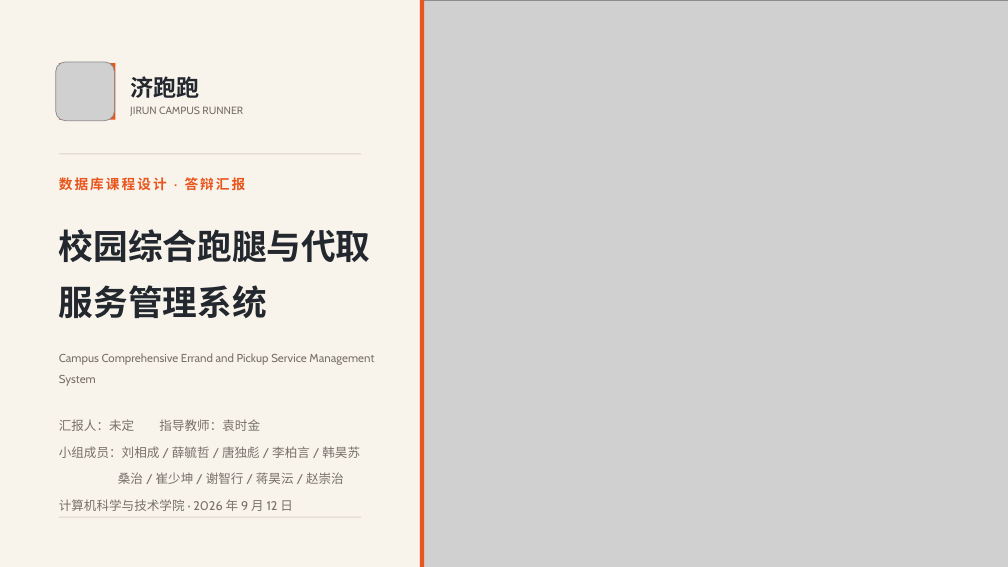
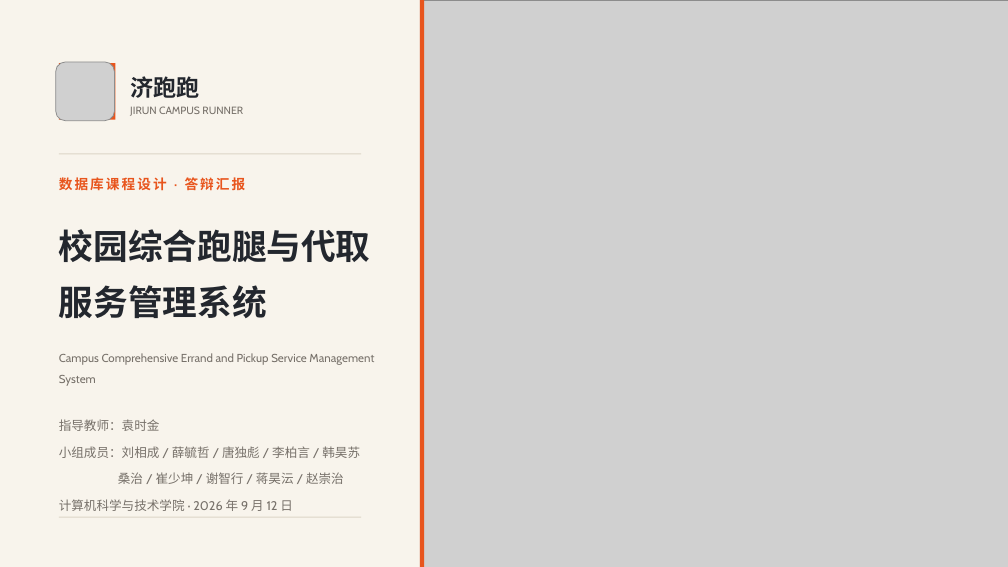
Before and after one commit to CampusDelivery-Team/campus-delivery, a slide deck: slide 1 of docs/校园综合跑腿与代取服务管理系统-课程设计答辩.pptx. Drawn at 1008x567 pixels with LibreOffice and Linux fonts; fonts in the diff are those of the drawing; grey boxes stand for pictures. Boxes give left, top, right and bottom in pixels: in the first picture for what was removed or moved away, otherwise in the second. Text is boxed around its words. In the diff, an @@ line names an element or a change of style, - is before the commit and + after.

```diff
--- a/docs/校园综合跑腿与代取服务管理系统-课程设计答辩.pptx
+++ b/docs/校园综合跑腿与代取服务管理系统-课程设计答辩.pptx
@@ text at bbox=[59, 419, 160, 431]: text changed @@
-汇报人：未定 指导教师：袁时金
+指导教师：袁时金
```
Also in this commit, not shown: 15 other slides changed, 28 slides removed, 4 other files.
